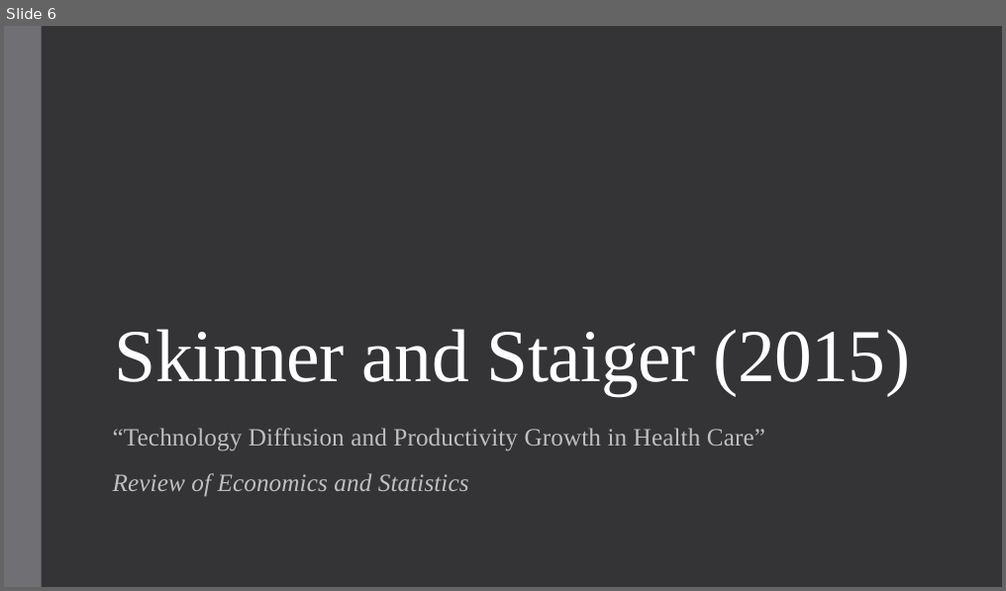
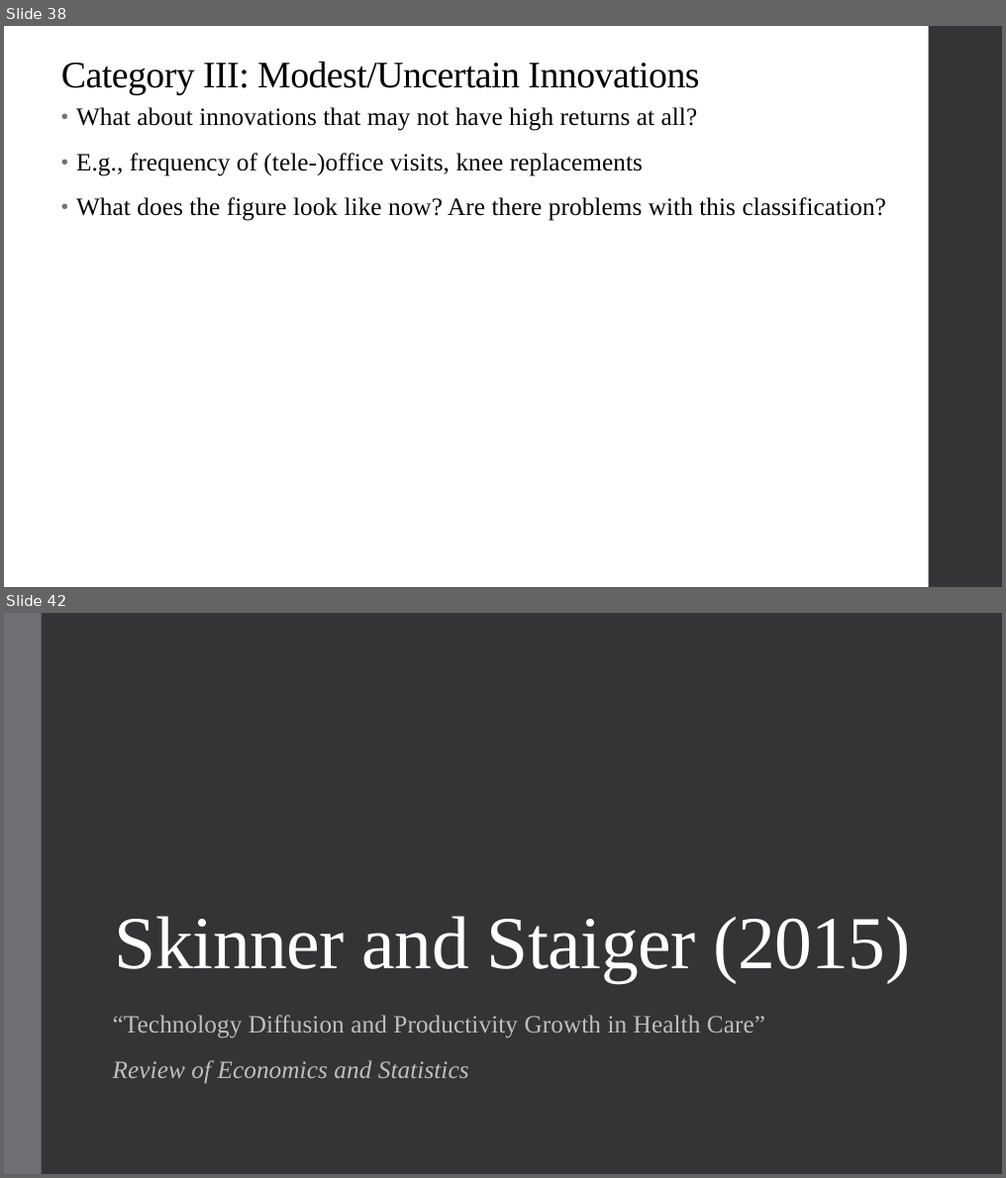
Before and after one commit to alex-hoagland/HAD6750H, a slide deck: Lecture11_Innovation/L11Slides_Innovation_2023W.pptx. Shown one above the other, each under a label of ours: slide 6 before the commit, slides 38 and 42 after it; the slides between them are not shown. The pictures are 1006x591 and 1006x1178 pixels, drawn with LibreOffice and Linux fonts; fonts in the diff are those of the drawing. Boxes give left, top, right and bottom in pixels: in the first picture for what was removed or moved away, otherwise in the second. Text is boxed around its words. In the diff, an @@ line names an element or a change of style, - is before the commit and + after.

```diff
--- a/Lecture11_Innovation/L11Slides_Innovation_2023W.pptx
+++ b/Lecture11_Innovation/L11Slides_Innovation_2023W.pptx
@@ slide 38 added at (4, 26, 1002, 587), background #FFFFFF @@
@@ rectangle added at (929, 26, 1002, 587), fill #353537 @@
@@ text added at (61, 61, 699, 94), 36 pt, text #000000 @@
+Category III: Modest/Uncertain Innovations
@@ text added at (76, 107, 886, 221), 24 pt, text #000000 @@
+• What about innovations that may not have high returns at all?
+• E.g., frequency of (tele-)office visits, knee replacements
+• What does the figure look like now? Are there problems with this classification?
@@ what was slide 6 is now slide 42 @@
```
Also in this commit, not shown: 1 slide changed, 44 other slides added, 5 slides removed.
